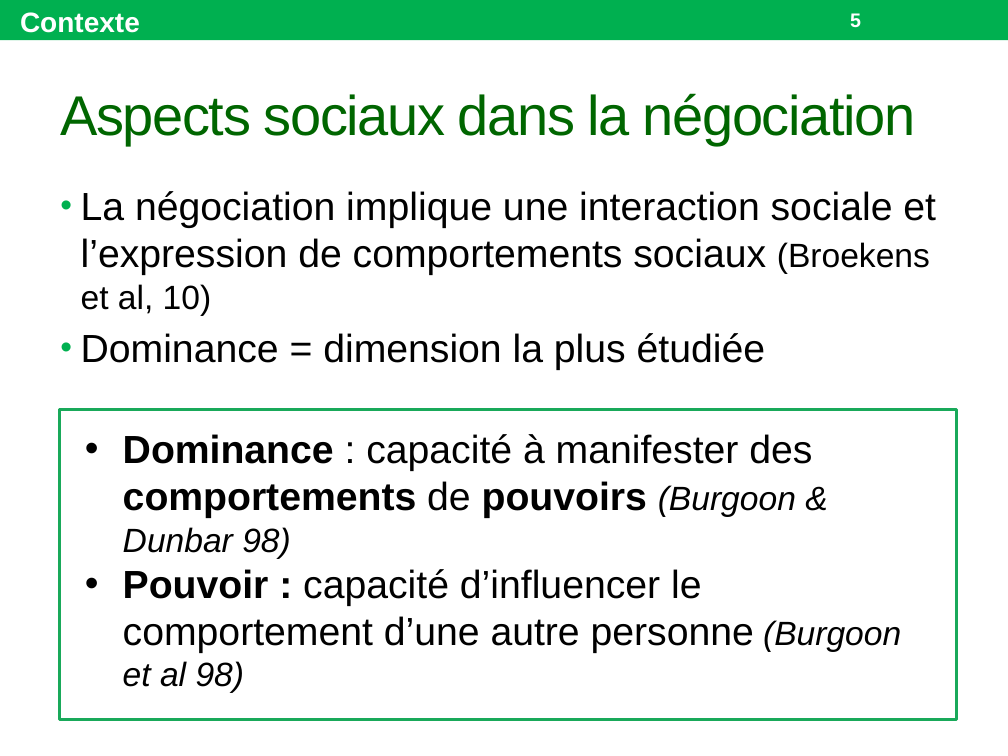
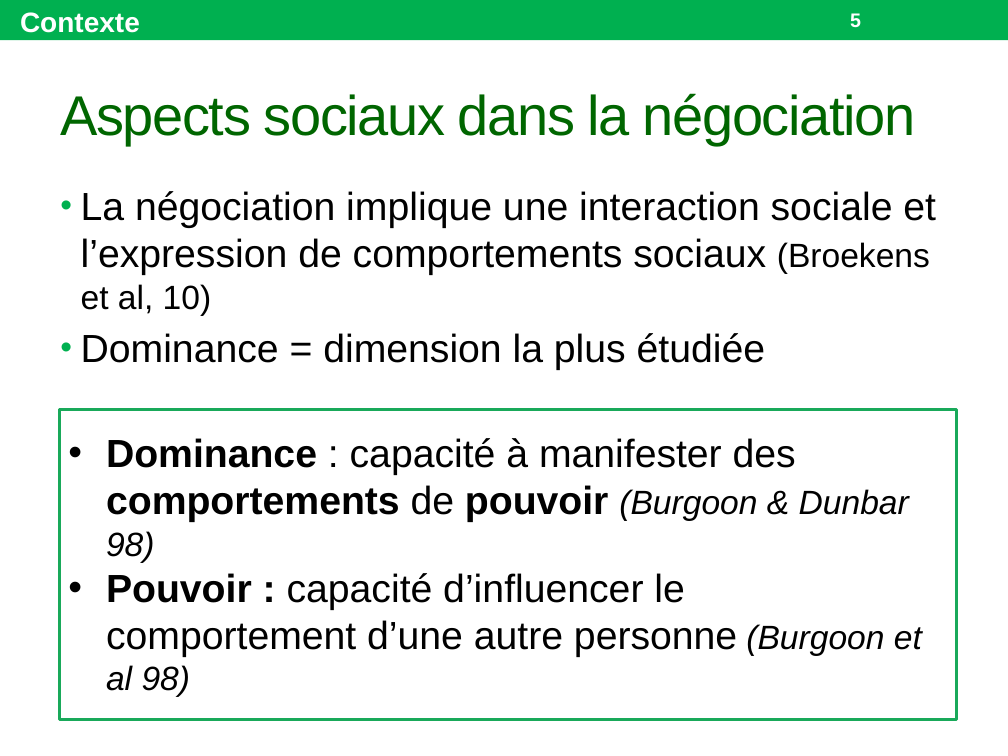
Before and after one commit to Olydia/Discolog, a slide deck: slide 5 of papers/Presentations/GT ACAI 17/GT.pptx. Drawn at 1008x756 pixels with LibreOffice and Linux fonts; fonts in the diff are those of the drawing. Boxes give left, top, right and bottom in pixels: in the first picture for what was removed or moved away, otherwise in the second. Text is boxed around its words. In the diff, an @@ line names an element or a change of style, - is before the commit and + after.

```diff
--- a/papers/Presentations/GT ACAI 17/GT.pptx
+++ b/papers/Presentations/GT ACAI 17/GT.pptx
@@ text "Dominance : capacité à manifester ...": place and size @@
-text "Dominance : capacité à manifester ..." at <box>123,434,901,693</box>
+text "Dominance : capacité à manifester ..." at <box>106,438,922,697</box>
@@ text at <box>106,438,909,563</box>: text changed @@
-• Dominance : capacité à manifester des comportements de pouvoirs (Burgoon & Dunbar 98)
+• Dominance : capacité à manifester des comportements de pouvoir (Burgoon & Dunbar 98)
```
Also in this commit, not shown: 5 other files.
